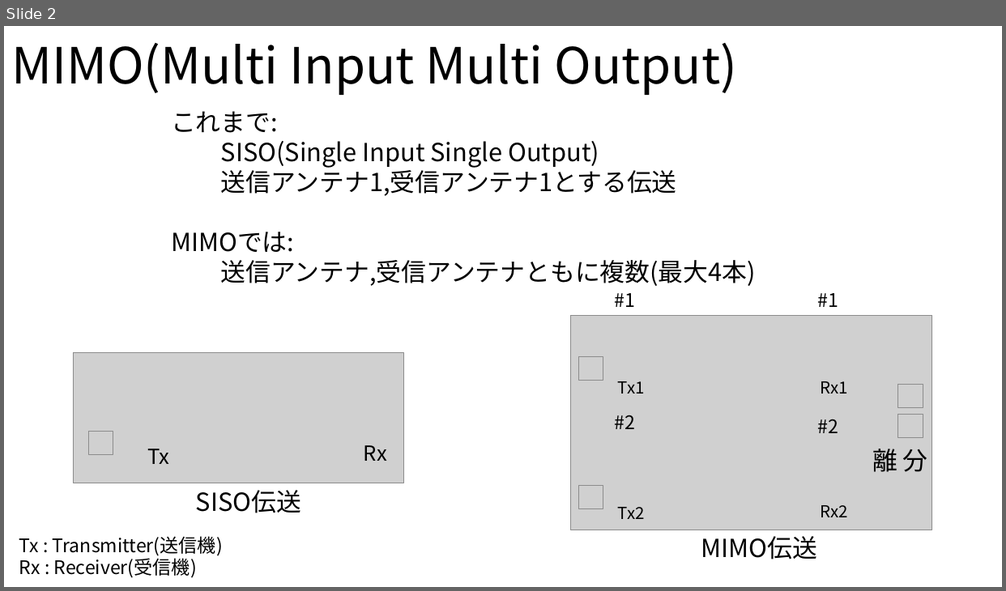
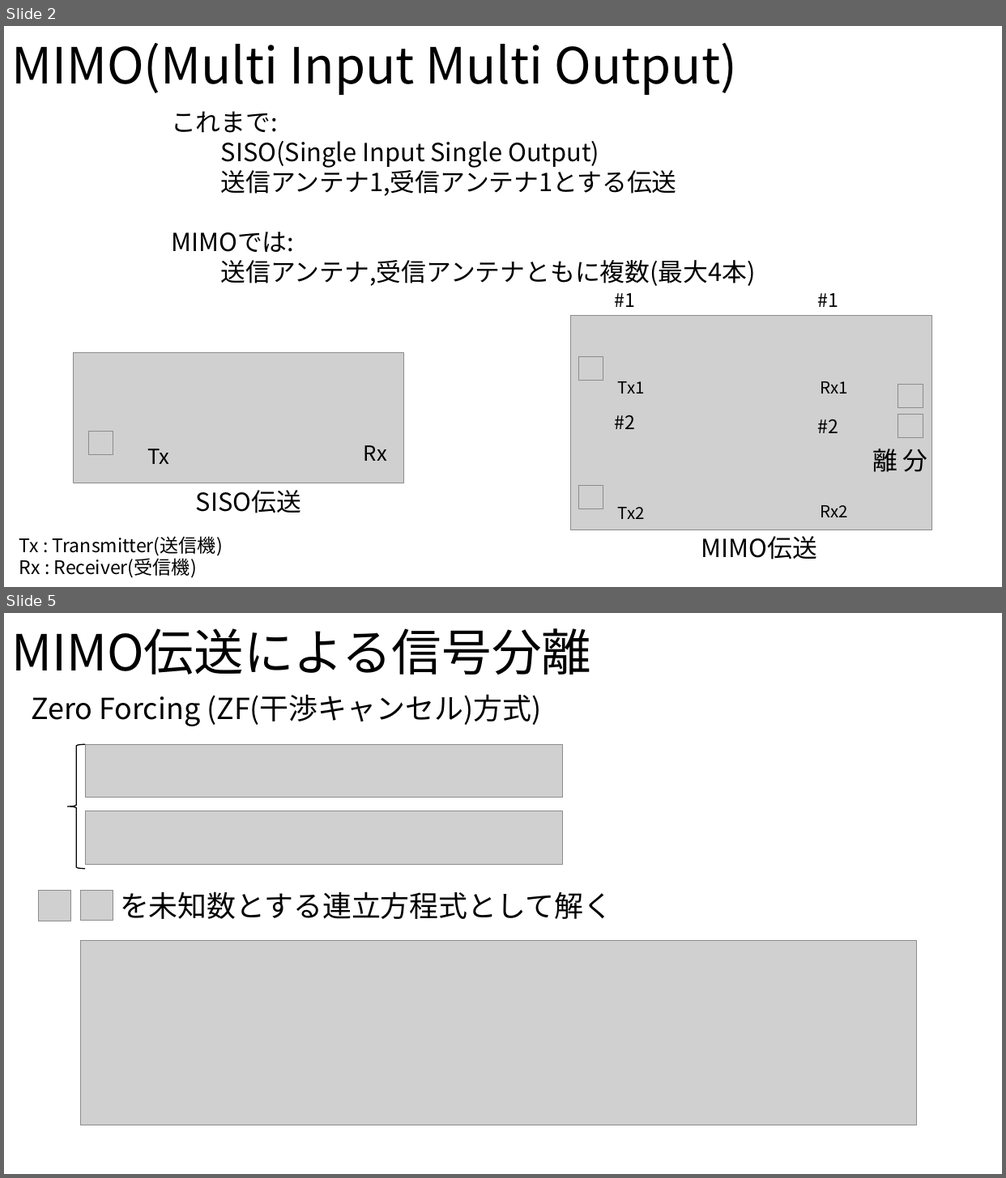
Before and after one commit to ryoww/seminar, a slide deck: MIMO/MIMO.pptx. Shown one above the other, each under a label of ours: slide 2 before the commit, slides 2 and 5 after it; the slides between them are not shown. The pictures are 1006x591 and 1006x1178 pixels, drawn with LibreOffice and Linux fonts; fonts in the diff are those of the drawing; grey boxes stand for pictures. Boxes give left, top, right and bottom in pixels: in the first picture for what was removed or moved away, otherwise in the second. Text is boxed around its words. In the diff, an @@ line names an element or a change of style, - is before the commit and + after.

```diff
--- a/MIMO/MIMO.pptx
+++ b/MIMO/MIMO.pptx
@@ slide 5 added at [4, 613, 1002, 1174], background #FFFFFF @@
@@ text added at [11, 628, 591, 675], 48 pt, text #000000 @@
+MIMO伝送による信号分離
@@ text added at [31, 694, 541, 726], 28 pt, text #000000 @@
+Zero Forcing (ZF(干渉キャンセル)方式)
@@ left brace added at [68, 745, 86, 869], outline #000000 1 pt @@
@@ picture added at [85, 745, 562, 798] @@
@@ picture added at [85, 811, 562, 865] @@
@@ picture added at [39, 891, 70, 922] @@
@@ picture added at [80, 891, 113, 921] @@
@@ text added at [120, 892, 612, 919], 28 pt, text #000000 @@
+を未知数とする連立方程式として解く
@@ picture added at [80, 941, 917, 1126] @@
```
Also in this commit, not shown: 1 slide changed, 2 other slides added, 1 slide removed, 8 other files.
